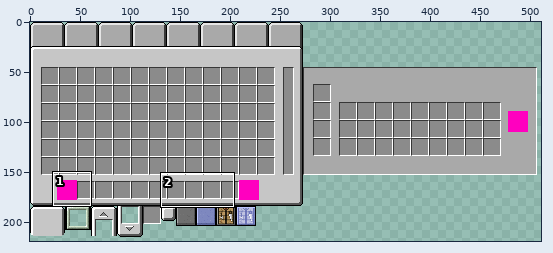
Two versions of one sprite sheet, src/main/resources/assets/legacyui/gui/legacycreative.png. The first picture is a wide view before the edit; the outline marks the close-up.
Close-up. Before the edit:
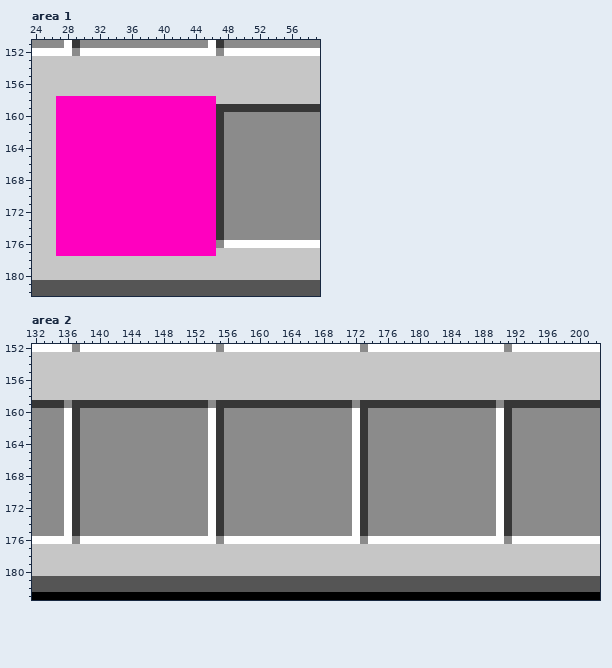
The file is 512x512 pixels. Colours within 5 levels of each other are drawn and written as one. Shown: area 1: x 24..59, y 151..182; area 2: x 132..202, y 152..183. The wide view leaves out empty margins. The commit also changed other parts of the picture, which this record leaves out.
After the commit:
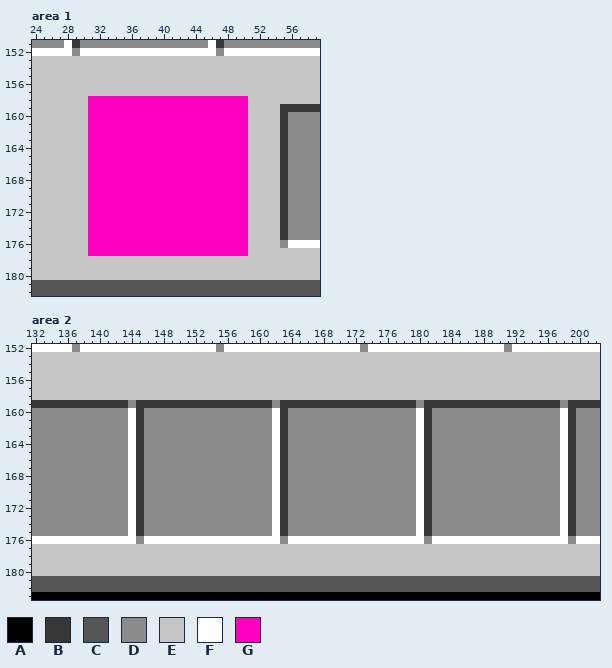
Palette (. is transparent): A #000000  B #373737  C #555555  D #8b8b8b  E #c6c6c6  F #ffffff  G #ff00bf
What changed:
Changed rows in their new state; - is an unchanged pixel.
Area 1:
first column x 27:
158 EEEE----------------GGGG-----
159 EEEE----------------GGGGEEEE-
160 EEEE----------------GGGGEEEEB
161 EEEE----------------GGGGEEEEB
162 EEEE----------------GGGGEEEEB
163 EEEE----------------GGGGEEEEB
164 EEEE----------------GGGGEEEEB
165 EEEE----------------GGGGEEEEB
166 EEEE----------------GGGGEEEEB
167 EEEE----------------GGGGEEEEB
168 EEEE----------------GGGGEEEEB
169 EEEE----------------GGGGEEEEB
170 EEEE----------------GGGGEEEEB
171 EEEE----------------GGGGEEEEB
172 EEEE----------------GGGGEEEEB
173 EEEE----------------GGGGEEEEB
174 EEEE----------------GGGGEEEEB
175 EEEE----------------GGGGEEEEB
176 EEEE----------------GGGGEEEED
177 EEEE----------------GGGG-----
Area 2:
first column x 136:
159 B-------D---------B-------D---------B-------D---------B-------D-
160 DD------FB--------DD------FB--------DD------FB--------DD------FB
161 DD------FB--------DD------FB--------DD------FB--------DD------FB
162 DD------FB--------DD------FB--------DD------FB--------DD------FB
163 DD------FB--------DD------FB--------DD------FB--------DD------FB
164 DD------FB--------DD------FB--------DD------FB--------DD------FB
165 DD------FB--------DD------FB--------DD------FB--------DD------FB
166 DD------FB--------DD------FB--------DD------FB--------DD------FB
167 DD------FB--------DD------FB--------DD------FB--------DD------FB
168 DD------FB--------DD------FB--------DD------FB--------DD------FB
169 DD------FB--------DD------FB--------DD------FB--------DD------FB
170 DD------FB--------DD------FB--------DD------FB--------DD------FB
171 DD------FB--------DD------FB--------DD------FB--------DD------FB
172 DD------FB--------DD------FB--------DD------FB--------DD------FB
173 DD------FB--------DD------FB--------DD------FB--------DD------FB
174 DD------FB--------DD------FB--------DD------FB--------DD------FB
175 DD------FB--------DD------FB--------DD------FB--------DD------FB
176 -F-------D---------F-------D---------F-------D---------F-------D
